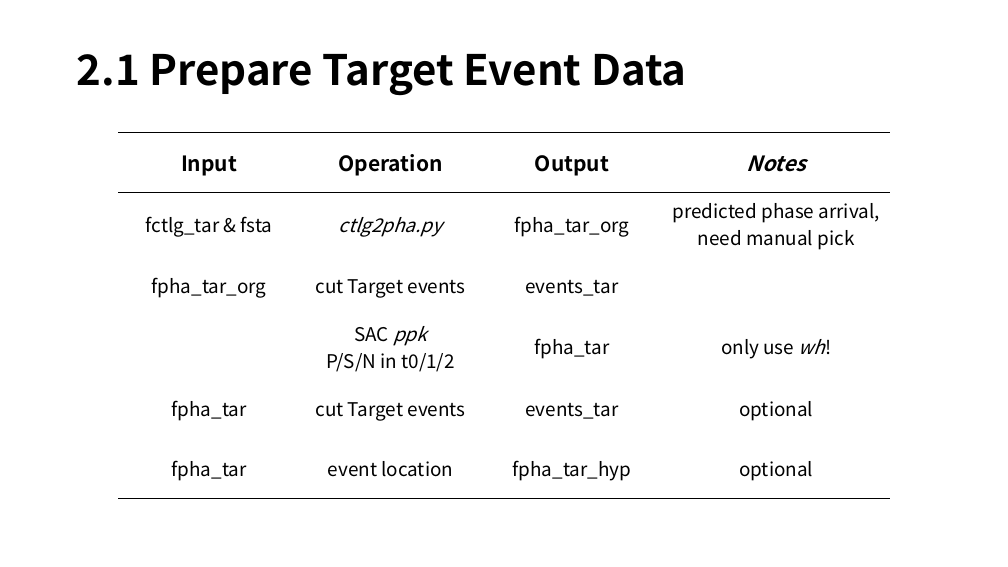
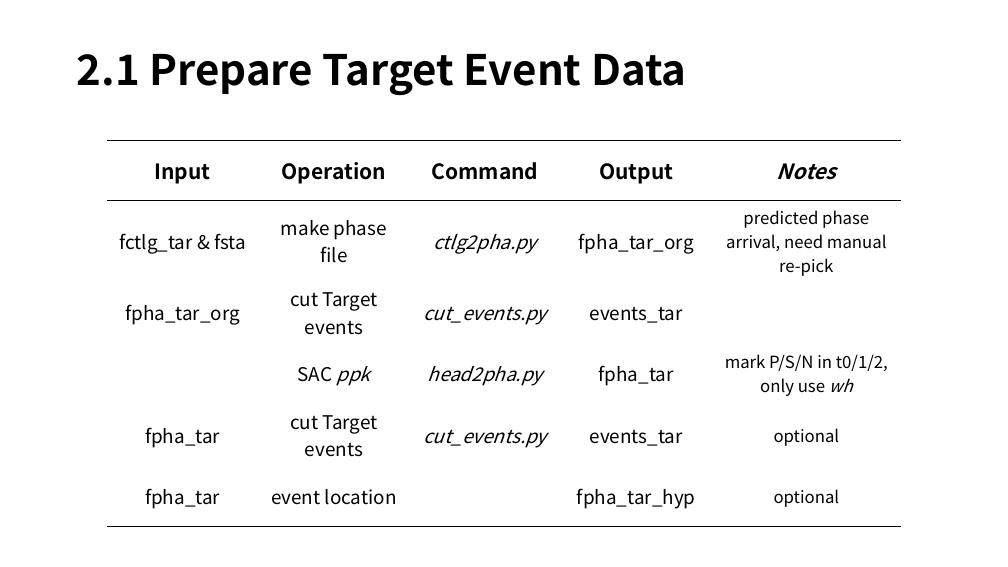
Before and after one commit to YijianZhou/Manual-Analysis-Helper, a slide deck: slide 6 of doc/MAH_Workflow.pptx. Drawn at 1008x567 pixels with LibreOffice and Linux fonts; fonts in the diff are those of the drawing. Boxes give left, top, right and bottom in pixels: in the first picture for what was removed or moved away, otherwise in the second. Text is boxed around its words. In the diff, an @@ line names an element or a change of style, - is before the commit and + after.

```diff
--- a/doc/MAH_Workflow.pptx
+++ b/doc/MAH_Workflow.pptx
@@ table at <box>107,141,901,513</box> @@
-column 2: Operation | ctlg2pha.py | cut Target events | SAC ppk / P/S/N in t0/1/2 | cut Target events | event location
+column 2: Operation | make phase file | cut Target events | SAC ppk | cut Target events | event location
+column 3: Command | ctlg2pha.py | cut_events.py | head2pha.py | cut_events.py | 
-column 5, row 2: predicted phase arrival, need manual pick
+column 5, row 2: predicted phase arrival, need manual re-pick
-column 5, row 4: only use wh!
+column 5, row 4: mark P/S/N in t0/1/2, / only use wh
@@ table: place and size @@
-table at <box>119,132,890,495</box>
+table at <box>107,141,901,513</box>
```
Also in this commit, not shown: 2 other slides changed, 2 slides added, 5 other files.
